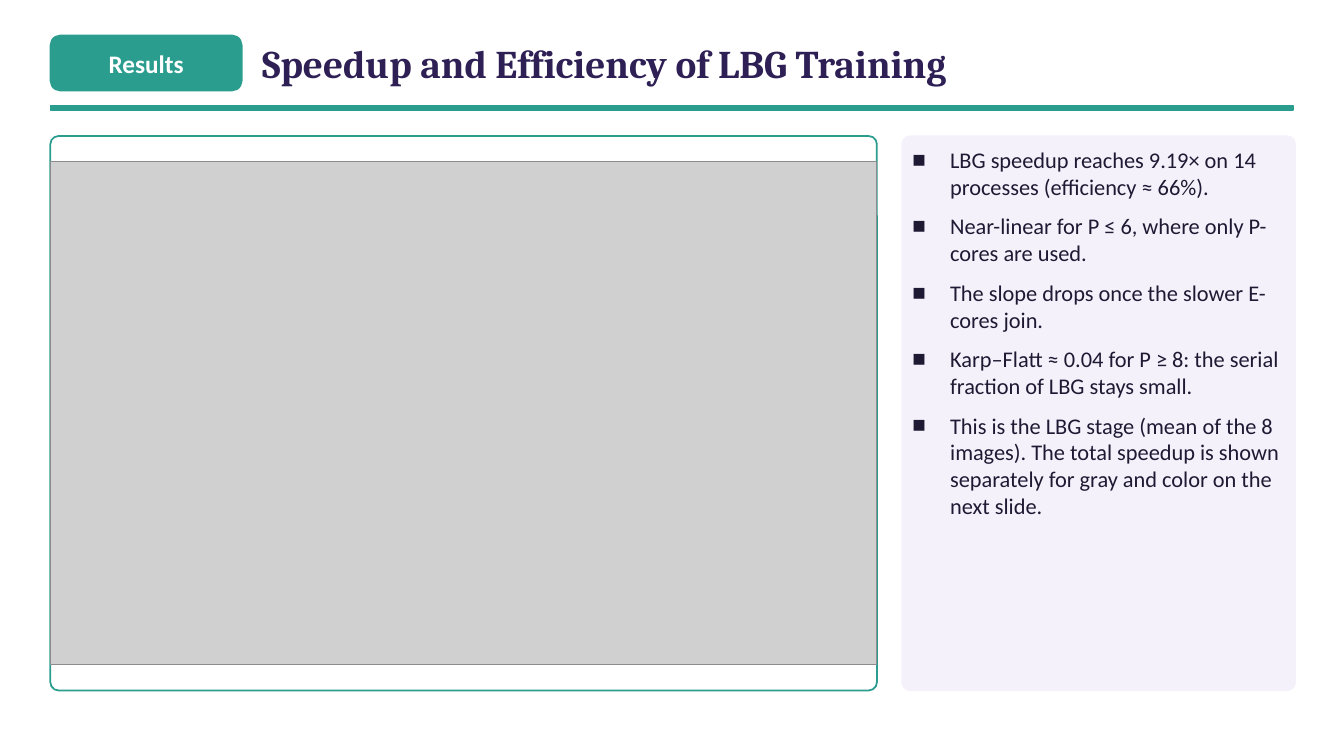
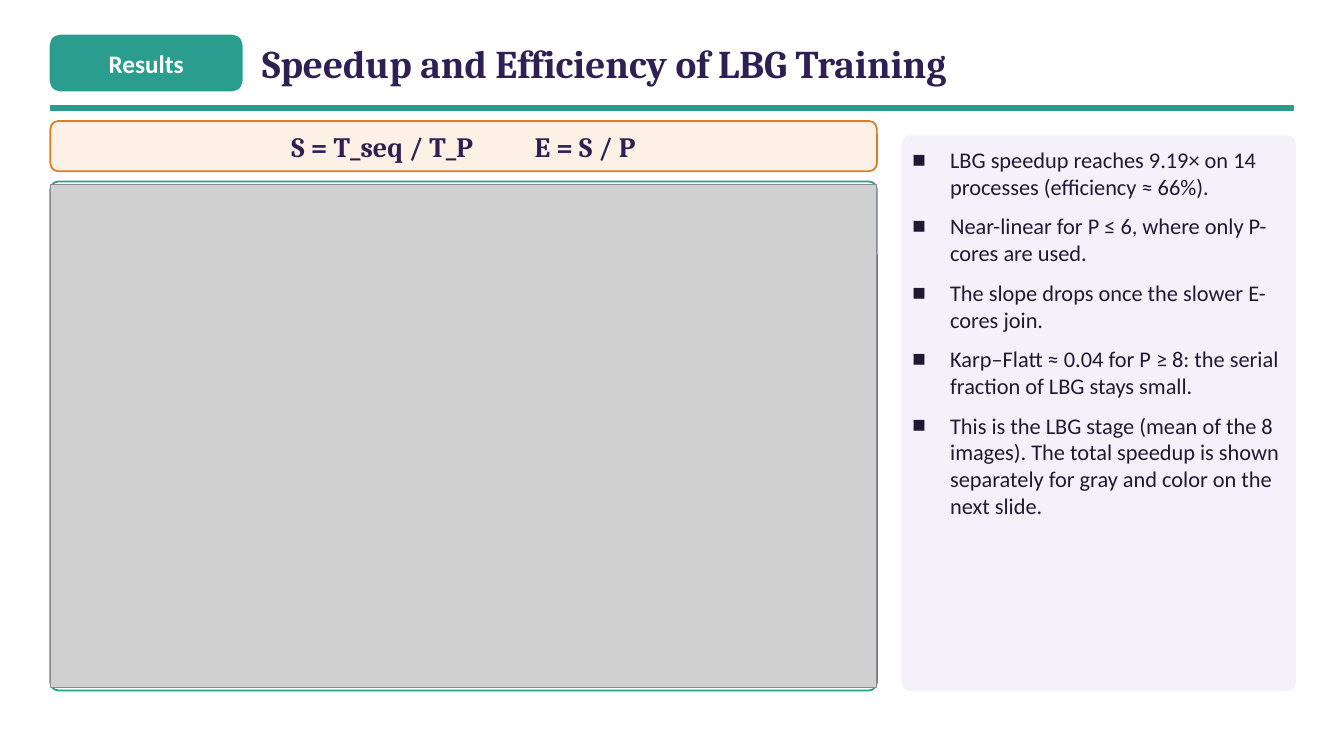
Before and after one commit to ibtihal-cpu/mihk, a slide deck: slide 25 of results/seminar/figs/Seminar_Ibtihal_FINAL.pptx. Drawn at 1344x756 pixels with LibreOffice and Linux fonts; fonts in the diff are those of the drawing; grey boxes stand for pictures. Boxes give left, top, right and bottom in pixels: in the first picture for what was removed or moved away, otherwise in the second. Text is boxed around its words. In the diff, an @@ line names an element or a change of style, - is before the commit and + after.

```diff
--- a/results/seminar/figs/Seminar_Ibtihal_FINAL.pptx
+++ b/results/seminar/figs/Seminar_Ibtihal_FINAL.pptx
@@ rounded rectangle added at [50,121,877,171], fill #FDF1E6, outline #E07B22 1.25 pt @@
@@ text added at [291,138,636,163], 20 pt, text #2E2055, bold @@
+S = T_seq / T_P E = S / P
@@ picture: place and size @@
-picture at [50,161,877,664]
+picture at [50,185,877,688]
@@ rounded rectangle: place and size @@
-rounded rectangle at [50,136,877,691]
+rounded rectangle at [50,181,877,691]
@@ rounded rectangle at [50,181,877,691]: proportions changed @@
```
Also in this commit, not shown: 5 other slides changed, 1 slide added, 1 slide removed, 7 other files.
